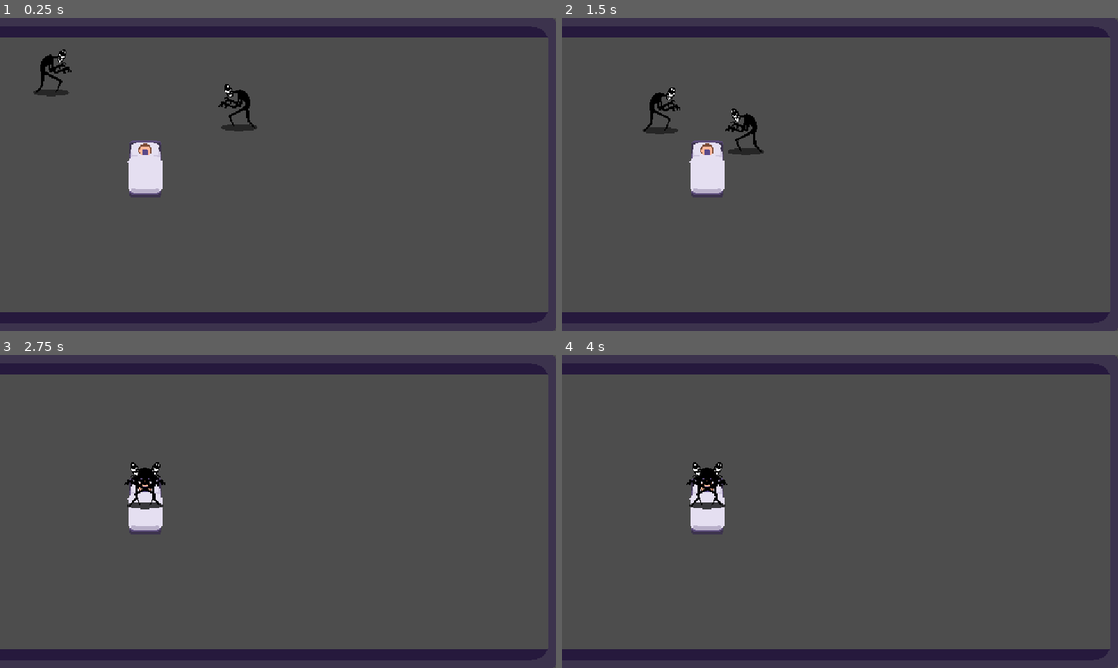
Above: before the commit, frames 1-4 (two rows, left to right).
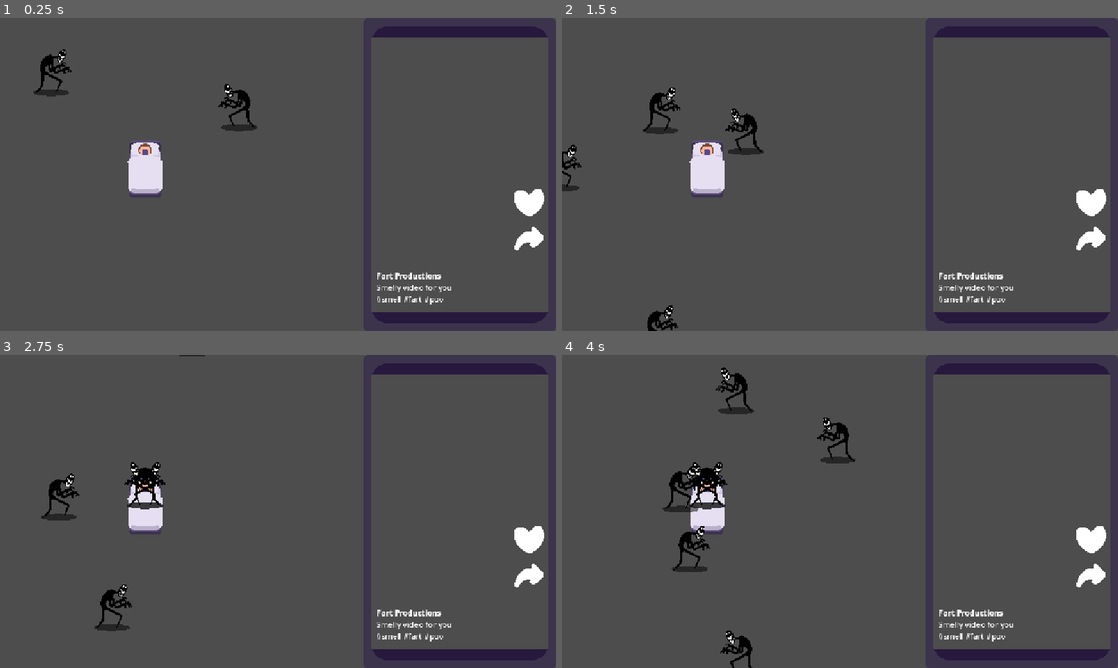
Above: after the commit, the same moments.

Repository: orbital-mage/gmtk-2025
Game: Godot game, scene res://game.tscn
The game is run twice, just before and just after one commit, with the same random seed, the same clock (stepped at 60 frames per second) and the same inputs. The engine's default icon, where the game draws it, is replaced by a stand-in: a white triangle on a blue panel in a dark square.
Inputs:
- Up to frame 1 (0.25 s): no input
- Up to frame 2 (1.5 s): tap Enter (ui_accept) at 0.5, 0.77 s; hold Tab (spawn, bound only after the commit) 0.53-1.28 s; tap Tab (spawn, bound only after the commit) at 1.35 s
- Up to frame 3 (2.75 s): tap Enter (ui_accept) at 1.52 s; hold Tab (spawn, bound only after the commit) from 2.03 s (still down)
- Up to frame 4 (4 s): release Tab (spawn, bound only after the commit) at 2.78 s; tap Tab (spawn, bound only after the commit) at 2.85 s; tap Enter (ui_accept) at 3.02, 3.77 s; hold Tab (spawn, bound only after the commit) from 3.53 s (still down)

The runs differ from the first frame. In frame 1, 10% of the frame differs, in the area x 0-98%, y 0-100%; in frame 2, 11%; in frame 3, 11%; in frame 4, 12%.

Commit message:
demon spawner

Diff:
--- a/game.tscn
+++ b/game.tscn
@@ -8,6 +8,10 @@
 [node name="CanvasLayer" type="CanvasLayer" parent="."]
 
 [node name="PhoneContainer" parent="CanvasLayer" instance=ExtResource("1_e2o6t")]
-offset_left = -400.0
+custom_minimum_size = Vector2(400, 0)
+anchors_preset = 11
+anchor_left = 1.0
+offset_left = 0.0
+grow_horizontal = 0
 
 [node name="World" parent="." instance=ExtResource("4_fc0e3")]
--- a/phone/phone.tscn
+++ b/phone/phone.tscn
@@ -1,16 +1,8 @@
-[gd_scene load_steps=7 format=3 uid="uid://w1dfgg65edal"]
+[gd_scene load_steps=4 format=3 uid="uid://w1dfgg65edal"]
 
 [ext_resource type="Texture2D" uid="uid://dwisv1pyyxccd" path="res://Graphics/button_like.png" id="1_prab7"]
-[ext_resource type="Script" uid="uid://c8kr0lnwy1ue7" path="res://phone/phone.gd" id="1_pu2er"]
 [ext_resource type="Texture2D" uid="uid://b3uik4u1kuc3l" path="res://Graphics/button_share.png" id="2_nlw6u"]
-[ext_resource type="Script" uid="uid://bj8j3vsayt2sq" path="res://phone/attention_bar.gd" id="3_prab7"]
 [ext_resource type="Texture2D" uid="uid://b1n6mtp00gquh" path="res://Graphics/phone_border.png" id="3_pu2er"]
-
-[sub_resource type="Curve2D" id="Curve2D_e2o6t"]
-_data = {
-"points": PackedVector2Array(0, 0, 0, 0, 200, 598, 0, 0, 0, 0, 200, 50)
-}
-point_count = 2
 
 [node name="Phone" type="Control"]
 layout_mode = 3
@@ -100,34 +92,6 @@
 layout_mode = 2
 color = Color(0.150287, 0.100134, 0.240113, 1)
 
-[node name="Screen" type="SubViewportContainer" parent="."]
-visible = false
-custom_minimum_size = Vector2(400, 0)
-layout_mode = 1
-anchors_preset = 15
-anchor_right = 1.0
-anchor_bottom = 1.0
-grow_horizontal = 2
-grow_vertical = 2
-stretch = true
-
-[node name="PhoneViewport" type="SubViewport" parent="Screen"]
-handle_input_locally = false
-size = Vector2i(402, 648)
-render_target_update_mode = 0
-
-[node name="Path2D" type="Path2D" parent="Screen/PhoneViewport"]
-curve = SubResource("Curve2D_e2o6t")
-script = ExtResource("1_pu2er")
-
-[node name="ProgressBar" type="ProgressBar" parent="Screen/PhoneViewport"]
-anchors_preset = 10
-anchor_right = 1.0
-offset_right = 4.0
-offset_bottom = 27.0
-grow_horizontal = 2
-script = ExtResource("3_prab7")
-
 [node name="Border" type="NinePatchRect" parent="."]
 layout_mode = 1
 anchors_preset = 15
--- a/project.godot
+++ b/project.godot
@@ -13,7 +13,7 @@
 config/name="GMTK 2025"
 run/main_scene="uid://d4nyascgt7a0p"
 config/features=PackedStringArray("4.4", "Forward Plus")
-config/icon="res://icon.svg"
+config/icon="uid://yn5vyj4f8ghq"
 
 [audio]
 
@@ -30,9 +30,14 @@
 
 [input]
 
-grab={
+scroll={
 "deadzone": 0.2,
-"events": [Object(InputEventMouseButton,"resource_local_to_scene":false,"resource_name":"","device":-1,"window_id":0,"alt_pressed":false,"shift_pressed":false,"ctrl_pressed":false,"meta_pressed":false,"button_mask":1,"position":Vector2(194, 13),"global_position":Vector2(203, 61),"factor":1.0,"button_index":1,"canceled":false,"pressed":true,"double_click":false,"script":null)
+"events": [Object(InputEventKey,"resource_local_to_scene":false,"resource_name":"","device":-1,"window_id":0,"alt_pressed":false,"shift_pressed":false,"ctrl_pressed":false,"meta_pressed":false,"pressed":false,"keycode":0,"physical_keycode":4194310,"key_label":0,"unicode":0,"location":0,"echo":false,"script":null)
+]
+}
+spawn={
+"deadzone": 0.2,
+"events": [Object(InputEventKey,"resource_local_to_scene":false,"resource_name":"","device":-1,"window_id":0,"alt_pressed":false,"shift_pressed":false,"ctrl_pressed":false,"meta_pressed":false,"pressed":false,"keycode":0,"physical_keycode":4194306,"key_label":0,"unicode":0,"location":0,"echo":false,"script":null)
 ]
 }
 
--- a/world/demon.gd
+++ b/world/demon.gd
@@ -1,4 +1,4 @@
-extends CharacterBody2D
+class_name Demon extends CharacterBody2D
 
 @export var player: Node2D
 
--- /dev/null
+++ b/world/demon.tscn
@@ -0,0 +1,25 @@
+[gd_scene load_steps=5 format=3 uid="uid://cyg6ppa2or1ln"]
+
+[ext_resource type="Script" uid="uid://bng5wx44db0lk" path="res://world/demon.gd" id="1_m12ry"]
+[ext_resource type="Texture2D" uid="uid://bioncmi21pimw" path="res://Graphics/demon.png" id="2_1f8jb"]
+[ext_resource type="Texture2D" uid="uid://xolm704w50ig" path="res://Graphics/shadow.png" id="3_n8ctd"]
+
+[sub_resource type="CircleShape2D" id="CircleShape2D_iifgy"]
+radius = 58.3095
+
+[node name="Demon" type="CharacterBody2D"]
+scale = Vector2(0.5, 0.5)
+collision_layer = 2
+script = ExtResource("1_m12ry")
+
+[node name="Shape" type="CollisionShape2D" parent="."]
+position = Vector2(0, -49)
+shape = SubResource("CircleShape2D_iifgy")
+
+[node name="Demon" type="Sprite2D" parent="."]
+texture = ExtResource("2_1f8jb")
+offset = Vector2(0, -89.05)
+
+[node name="Shadow" type="Sprite2D" parent="."]
+self_modulate = Color(0, 0, 0, 0.5)
+texture = ExtResource("3_n8ctd")
--- /dev/null
+++ b/world/demon_spawner.gd
@@ -0,0 +1,20 @@
+extends Node
+
+var demon_scene = preload("res://world/demon.tscn")
+var rng = RandomNumberGenerator.new()
+
+@export var world: Node2D
+@export var player: Node2D
+
+func spawn() -> void:
+	var demon = demon_scene.instantiate() as Demon
+	demon.player = player
+
+	world.add_child(demon)
+
+	var angle = rng.randf() * 2 * PI
+	demon.position = Vector2.from_angle(angle) * 400 + player.position
+
+func _input(event: InputEvent) -> void:
+	if event.is_action_pressed("spawn"):
+		spawn()
--- a/world/enemy.tscn
+++ /dev/null
@@ -1,24 +0,0 @@
-[gd_scene load_steps=5 format=3 uid="uid://cyg6ppa2or1ln"]
-
-[ext_resource type="Texture2D" uid="uid://bioncmi21pimw" path="res://Graphics/demon.png" id="1_4gyqm"]
-[ext_resource type="Script" uid="uid://bng5wx44db0lk" path="res://world/demon.gd" id="1_6d52n"]
-[ext_resource type="Texture2D" uid="uid://xolm704w50ig" path="res://Graphics/shadow.png" id="2_qi2p4"]
-
-[sub_resource type="CircleShape2D" id="CircleShape2D_iifgy"]
-radius = 58.3095
-
-[node name="Enemy" type="CharacterBody2D"]
-collision_layer = 2
-script = ExtResource("1_6d52n")
-
-[node name="Shape" type="CollisionShape2D" parent="."]
-position = Vector2(0, -49)
-shape = SubResource("CircleShape2D_iifgy")
-
-[node name="Demon" type="Sprite2D" parent="."]
-texture = ExtResource("1_4gyqm")
-offset = Vector2(0, -89.05)
-
-[node name="Shadow" type="Sprite2D" parent="."]
-self_modulate = Color(0, 0, 0, 0.5)
-texture = ExtResource("2_qi2p4")
--- a/world/world.tscn
+++ b/world/world.tscn
@@ -1,8 +1,9 @@
-[gd_scene load_steps=5 format=3 uid="uid://c1mfhecoru6pf"]
+[gd_scene load_steps=6 format=3 uid="uid://c1mfhecoru6pf"]
 
 [ext_resource type="Texture2D" uid="uid://bglg0jbegbros" path="res://Graphics/bed.png" id="1_tcf2h"]
 [ext_resource type="Script" uid="uid://cyaeqp5ccqdj2" path="res://world/player.gd" id="2_4717r"]
-[ext_resource type="PackedScene" uid="uid://cyg6ppa2or1ln" path="res://world/enemy.tscn" id="2_h5o24"]
+[ext_resource type="PackedScene" uid="uid://cyg6ppa2or1ln" path="res://world/demon.tscn" id="2_h5o24"]
+[ext_resource type="Script" uid="uid://er46c0qkc5h0" path="res://world/demon_spawner.gd" id="4_h5o24"]
 
 [sub_resource type="CapsuleShape2D" id="CapsuleShape2D_tcf2h"]
 radius = 70.0
@@ -24,12 +25,15 @@
 
 [node name="Enemy" parent="." node_paths=PackedStringArray("player") instance=ExtResource("2_h5o24")]
 position = Vector2(86, 138)
-scale = Vector2(0.5, 0.5)
 player = NodePath("../Player")
 
 [node name="Enemy2" parent="." node_paths=PackedStringArray("player") instance=ExtResource("2_h5o24")]
 position = Vector2(518, 216)
-scale = Vector2(0.5, 0.5)
+player = NodePath("../Player")
+
+[node name="DemonSpawner" type="Node" parent="." node_paths=PackedStringArray("world", "player")]
+script = ExtResource("4_h5o24")
+world = NodePath("..")
 player = NodePath("../Player")
 
 [connection signal="body_entered" from="Player/Area2D" to="Player" method="_on_demon_enter"]
Not shown, added: world/demon_spawner.gd.uid
